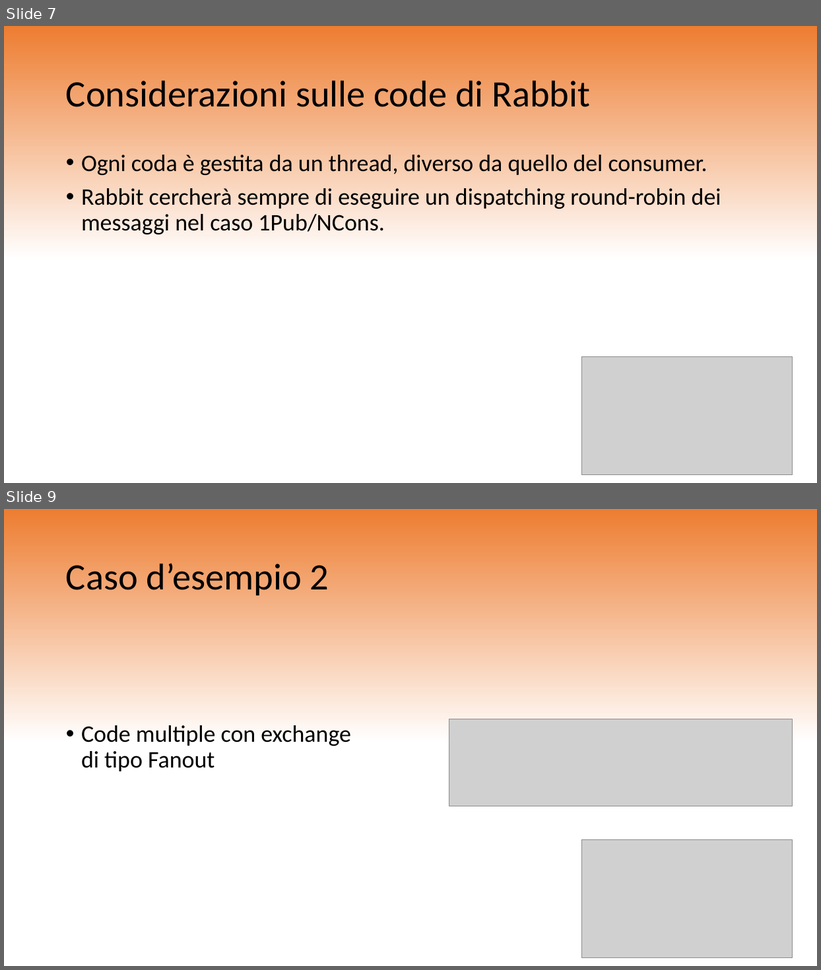
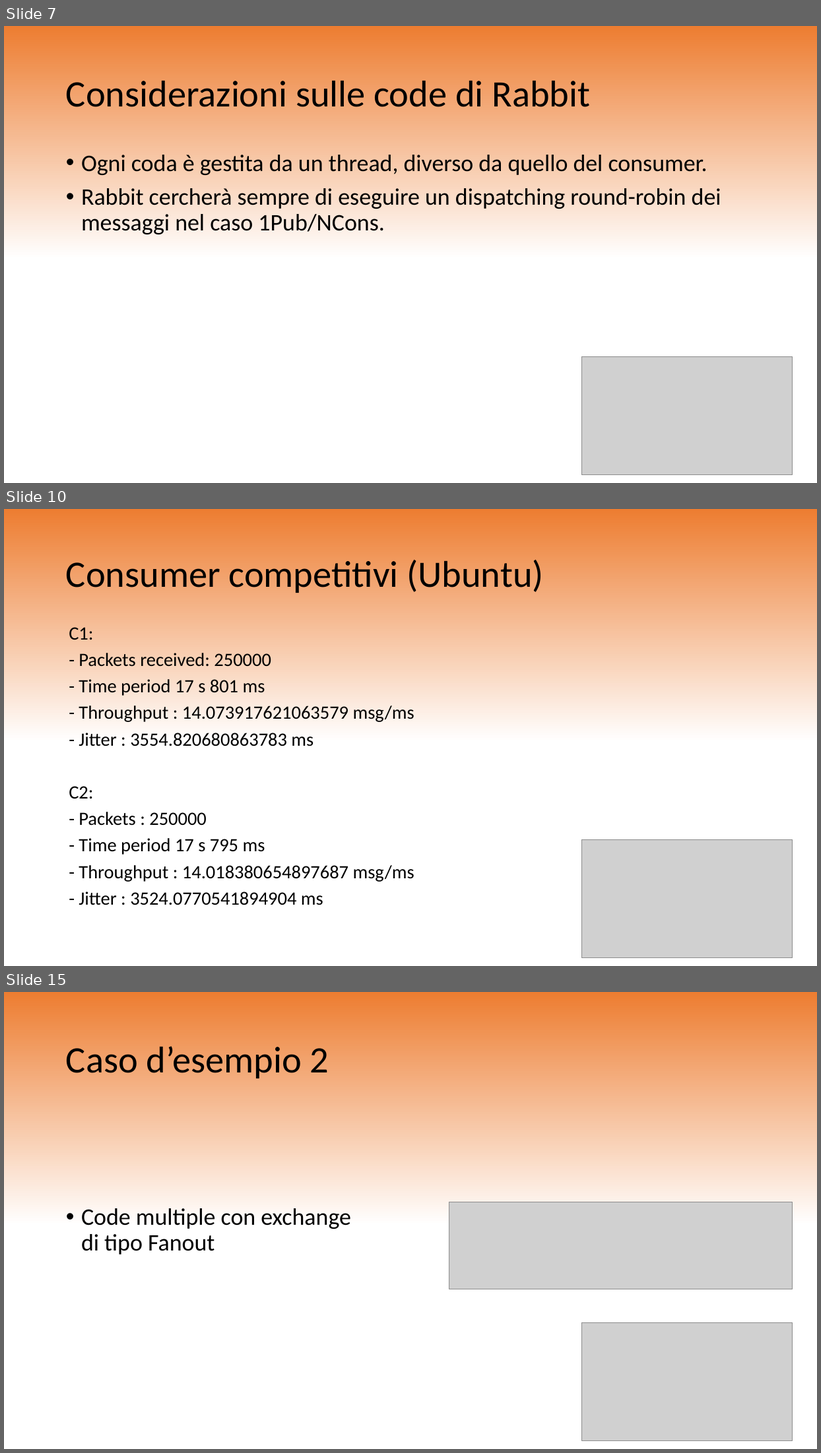
Before and after one commit to bianchiart/rtes-rabbitmq-project, a slide deck: SharedDomain/RabbitMQProgetto.pptx. Shown one above the other, each under a label of ours: slides 7 and 9 before the commit, slides 7, 10 and 15 after it; the slides between them are not shown. The pictures are 821x970 and 821x1453 pixels, drawn with LibreOffice and Linux fonts; fonts in the diff are those of the drawing; grey boxes stand for pictures. Boxes give left, top, right and bottom in pixels: in the first picture for what was removed or moved away, otherwise in the second. Text is boxed around its words. In the diff, an @@ line names an element or a change of style, - is before the commit and + after.

```diff
--- a/SharedDomain/RabbitMQProgetto.pptx
+++ b/SharedDomain/RabbitMQProgetto.pptx
@@ slide 10 added at [4, 509, 817, 966], background gradient #ED7D31 to #FFFFFF @@
@@ title added at [66, 560, 543, 593], 44 pt, text #000000 @@
+Consumer competitivi (Ubuntu)
@@ text added at [69, 627, 415, 906], 22.2 pt, text #000000 @@
+C1:
+- Packets received: 250000
+- Time period 17 s 801 ms
+- Throughput : 14.073917621063579 msg/ms
+- Jitter : 3554.820680863783 ms
+C2:
+- Packets : 250000
+- Time period 17 s 795 ms
+- Throughput : 14.018380654897687 msg/ms
+- Jitter : 3524.0770541894904 ms
@@ picture added at [582, 840, 793, 958] @@
@@ what was slide 9 is now slide 15 @@
```
Also in this commit, not shown: 1 slide changed, 9 other slides added.
